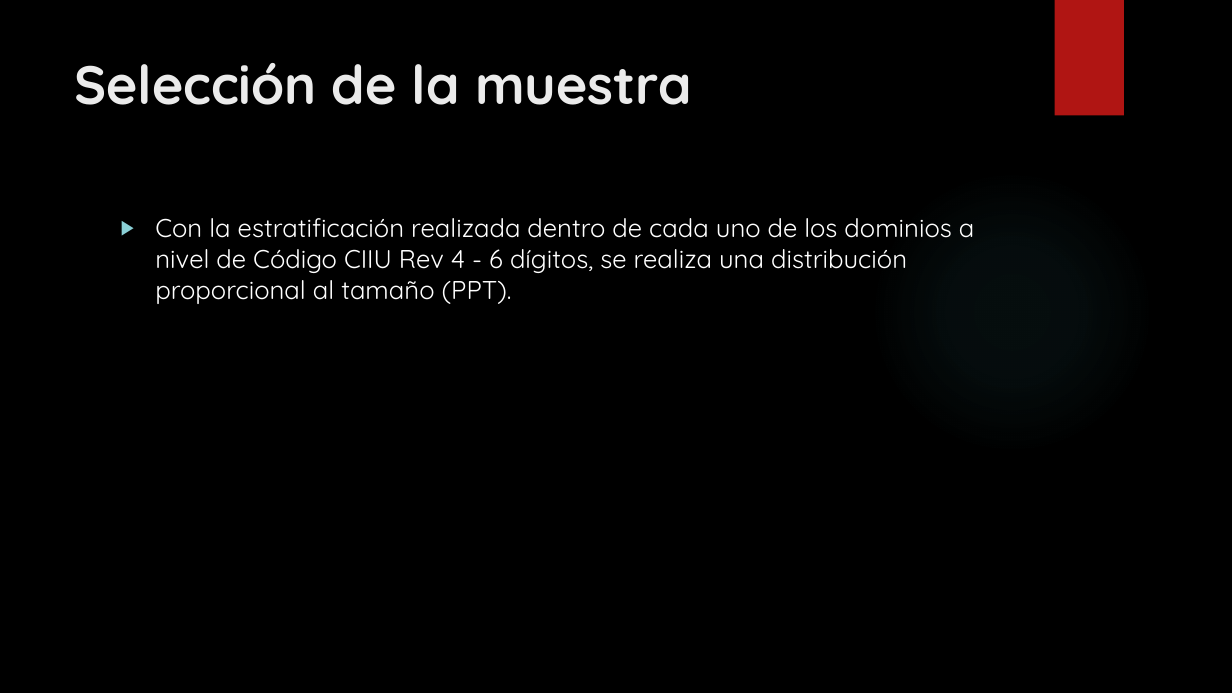
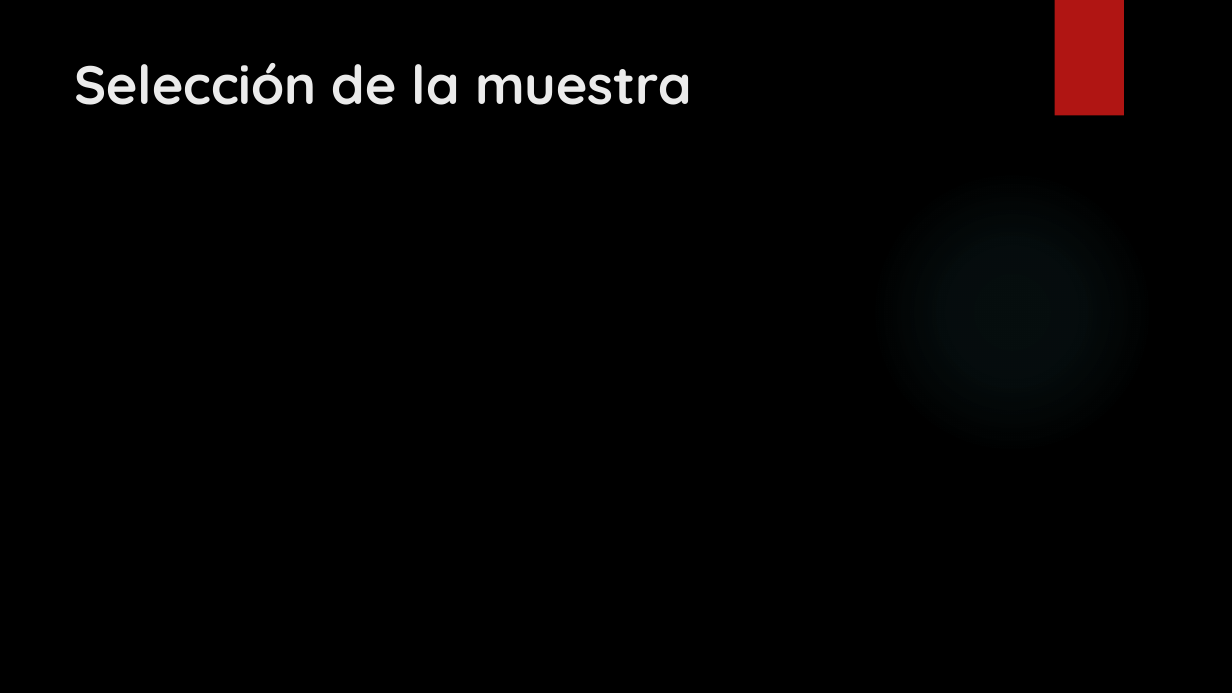
Before and after one commit to ohmar2023/IPP-2023, a slide deck: slide 8 of PRODUCTOS/INFORMES/AVANCES REALIZADOS CON RESPECTO A LA METODOLOGIA PARA.pptx. Drawn at 1232x693 pixels with LibreOffice and Linux fonts; fonts in the diff are those of the drawing; grey boxes stand for pictures; background and template pictures are left out. Boxes give left, top, right and bottom in pixels: in the first picture for what was removed or moved away, otherwise in the second. Text is boxed around its words. In the diff, an @@ line names an element or a change of style, - is before the commit and + after.

```diff
--- a/PRODUCTOS/INFORMES/AVANCES REALIZADOS CON RESPECTO A LA METODOLOGIA PARA.pptx
+++ b/PRODUCTOS/INFORMES/AVANCES REALIZADOS CON RESPECTO A LA METODOLOGIA PARA.pptx
@@ text removed at <box>155,218,974,304</box> @@
-▶ Con la estratificación realizada dentro de cada uno de los dominios a nivel de Código CIIU Rev 4 - 6 dígitos, se realiza una distribución proporcional al tamaño (PPT).
```
Also in this commit, not shown: 4 other slides changed.
